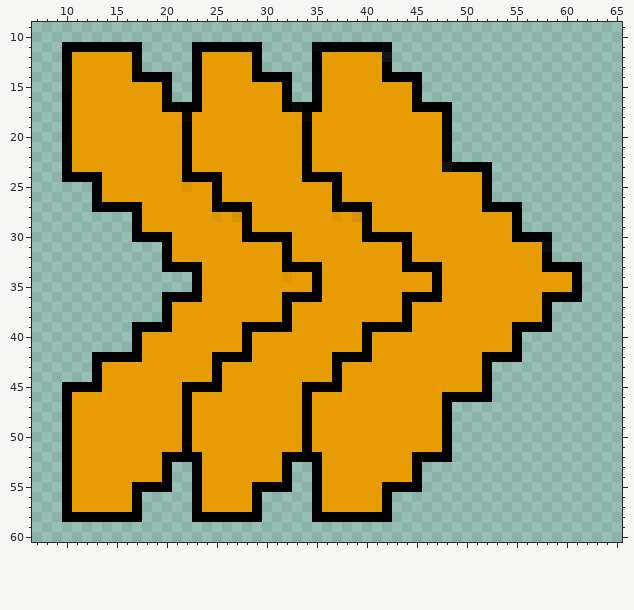
One commit to this sprite sheet: assets/session_page/next_button_yellow.png. Above, as it was before the edit.
The file is 70x70 pixels. Colours within 5 levels of each other are drawn and written as one. Shown: x 7..65, y 9..60.
After the commit:
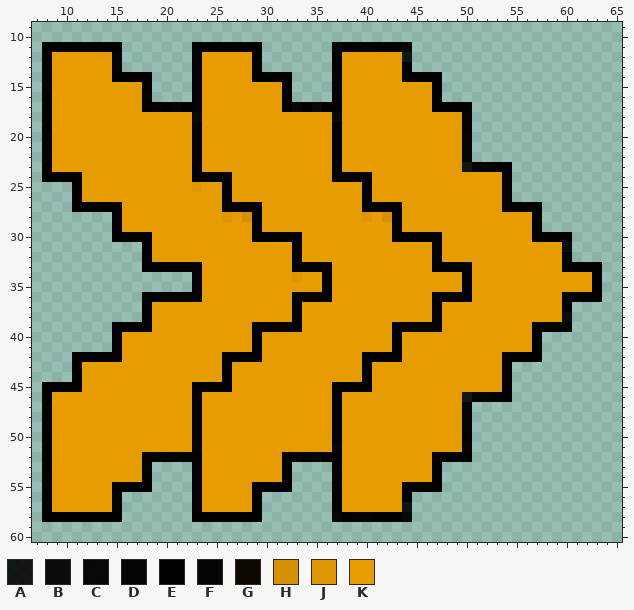
Palette (. is transparent): A #000000e1  B #000000ed  C #000000f3  D #000000f9  E #000000  F #060400  G #0d0900  H #d69102  J #de9602  K #e69c02
Edits made:
Changed rows in their new state; - is an unchanged pixel.
first column x 8:
11 EE------..-----------------..CEDD-EEC-------------------
12 DKK----D..-----------------..E----KKA-------------------
13 DKK----D..-----------------..E----KKE-------------------
14 DKK----EE--..--------------..D----KK--EE----------------
15 DKK-------E..--------------..D-------KKE----------------
16 EKK-------D..--------------..D-------KKE----------------
17 EKK-------ED---------------CEE-------KK--EE-------------
18 EKK-----------KG----------K--G----------KKD-------------
19 EKK-----------KE----------K--E----------KKE-------------
20 DKK-----------KE----------K--E----------KKD-------------
21 DKK-----------KE----------K--E----------KKD-------------
22 DKK-----------KE----------K--E----------KKD-------------
23 EKK-----------KE----------K--E----------KKADDEE---------
24 EE--KK--------K--EF-------KKKEEEF-----------KKE---------
25 ---EKK--------KJ-KE----------K--E-----------KKE---------
26 ---EKK-----------KE----------K--E-----------KKE---------
27 ---EE---KK-------K---E-------KKK-EEE--------KK--EE------
28 -------EKK-------KJKHE-------K-KJ-HE-----------KKE------
29 -------EKK----------KE----------K--E-----------KKE------
30 -------EE--KK-------K----E------KKK--EEE-------KK-EED---
31 ----------EKK-----------KE----------K--E----------KKB---
32 ----------EKK-----------KE----------K--E----------KKE---
33 ----------EE------------K--EF-------KKKEEEF-------KK--EE
34 ------------------------KJ-KE----------K--E----------KKE
35 ---------------------------KE----------K--E----------KKE
36 ----------EE------------K---E-------KKK-EEE-------KK--EE
37 ----------EKK-----------KE----------K--E----------KKE---
38 ----------EKK-----------KE----------K--E----------KKB---
39 -------EE--KK-------K----E------KKK--EEE-------KK--ED---
40 -------EKK----------KE----------K--E-----------KKE------
41 -------EKK----------KE----------K--E-----------KKE------
42 ---EE---KK-------K---E-------KKK-EEE--------KK--EE------
43 ---EKK-----------KE----------K--E-----------KKE---------
44 ---EKK-----------KE----------K--E-----------KKE---------
45 EE--KK--------K---E-------KKK-EEE-----------KKE---------
46 EKK-----------KE----------K--E----------KKADDEE---------
47 DKK-----------KE----------K--E----------KKD-------------
48 DKK-----------KE----------K--E----------KKD-------------
49 DKK-----------KE----------K--E----------KKD-------------
50 EKK-----------KE----------K--E----------KKE-------------
51 EKK-----------KF----------K--F----------KKD-------------
52 EKK-------ED-D-----------C-CEE-------KK--EE-------------
53 EKK-------D..--------------..D-------KKE----------------
54 DKK-------E..--------------..D-------KKE----------------
55 DKK----EE--..--------------..D----KK--EE----------------
56 DKK----D..-----------------..E----KKE-------------------
57 DKK----D..-----------------..E----KKA-------------------
58 EE------..-----------------..C-DD--EC-------------------
Where, in picture pixels (left, top, right, bottom), the same in both pictures:
changed: (42, 42, 602, 522)
